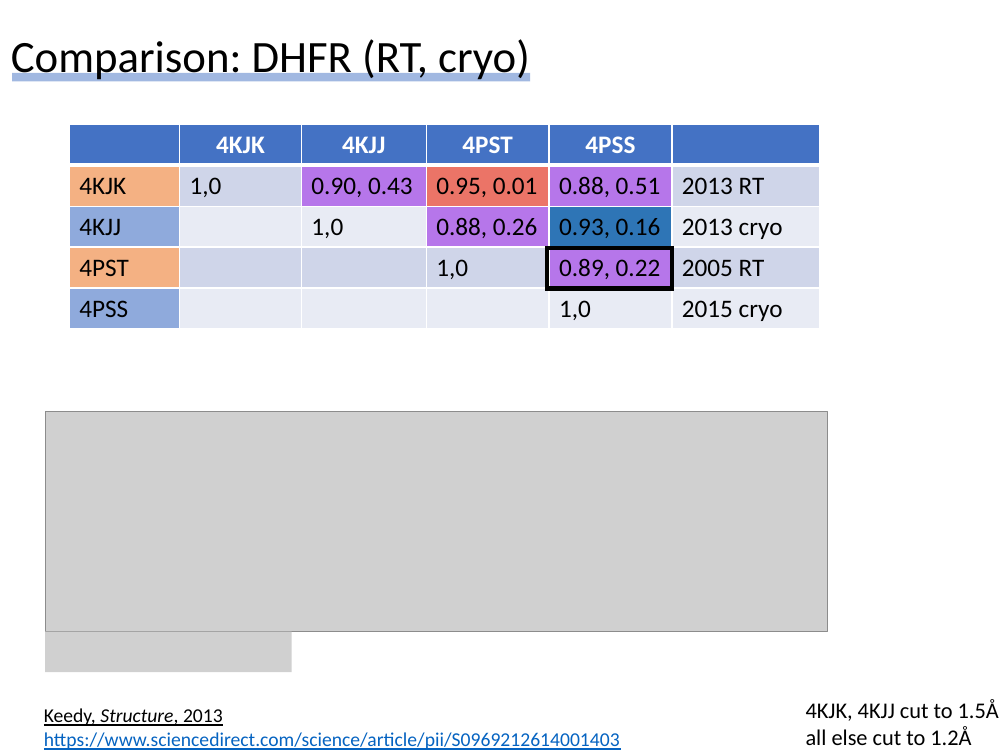
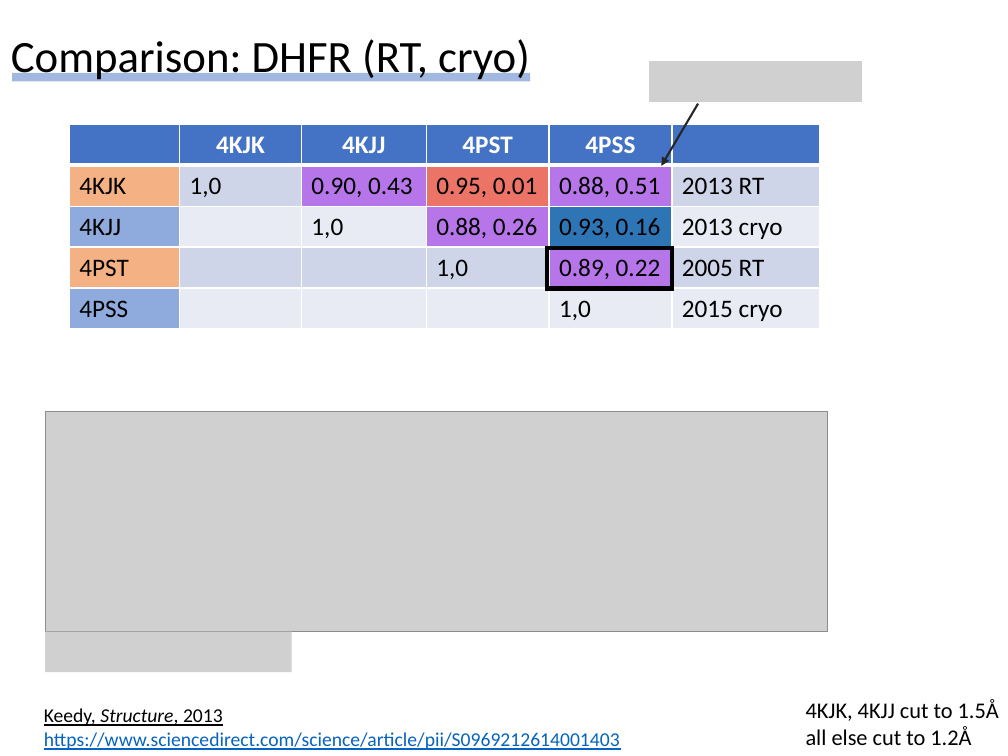
Before and after one commit to Hekstra-Lab/dw, a slide deck: slide 42 of Summary_of_findings_DH_20210218.pptx (slide 29 before the commit). Drawn at 1008x756 pixels with LibreOffice and Linux fonts; fonts in the diff are those of the drawing; grey boxes stand for pictures. Boxes give left, top, right and bottom in pixels: in the first picture for what was removed or moved away, otherwise in the second. Text is boxed around its words. In the diff, an @@ line names an element or a change of style, - is before the commit and + after.

```diff
--- a/Summary_of_findings_DH_20210218.pptx
+++ b/Summary_of_findings_DH_20210218.pptx
@@ picture added at <box>649,61,862,102</box> @@
@@ arrow added from (699, 104) to (661, 166), #262626 1.5 pt @@
```
Also in this commit, not shown: 17 other slides changed, 49 slides added, 7 slides removed, 15 other files.
